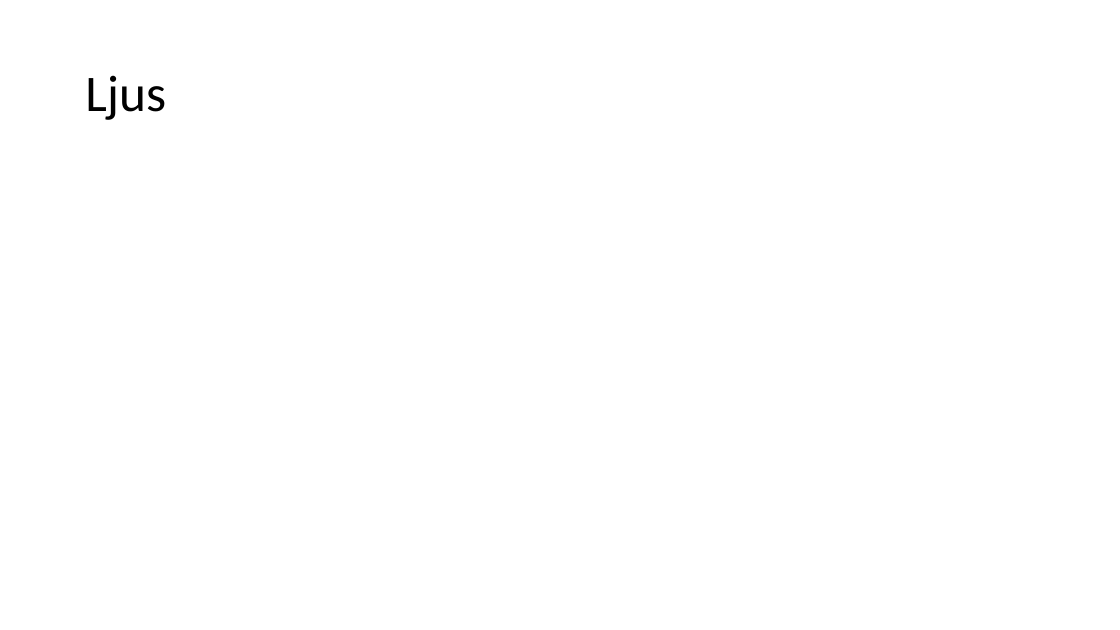
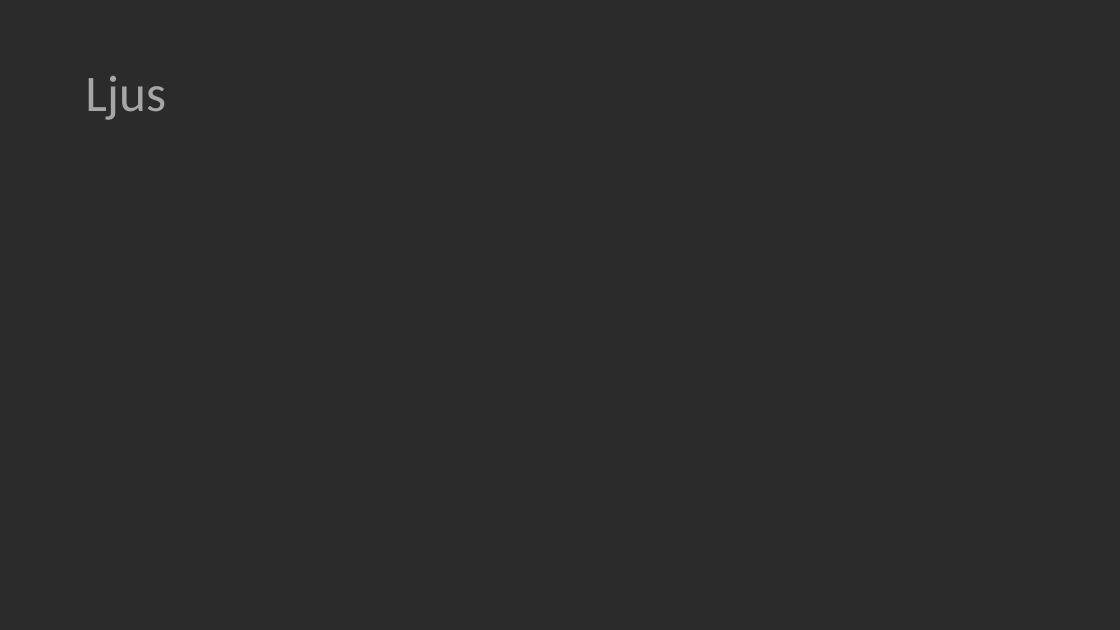
Before and after one commit to HerrAndersson/nightlight, a slide deck: slide 6 of Documentation/nightlight Presentation - base.pptx. Drawn at 1120x630 pixels with LibreOffice and Linux fonts; fonts in the diff are those of the drawing; background and template pictures are left out; a plain dark background stands for a picture behind light text. Boxes give left, top, right and bottom in pixels: in the first picture for what was removed or moved away, otherwise in the second. Text is boxed around its words. In the diff, an @@ line names an element or a change of style, - is before the commit and + after.

```diff
--- a/Documentation/nightlight Presentation - base.pptx
+++ b/Documentation/nightlight Presentation - base.pptx
@@ background #FFFFFF to picture (left out) @@
@@ title "Ljus" at bbox=[85, 76, 166, 120]: text colour #000000 to #A6A6A6 @@
```
Also in this commit, not shown: 6 other slides changed, 2 other files.
